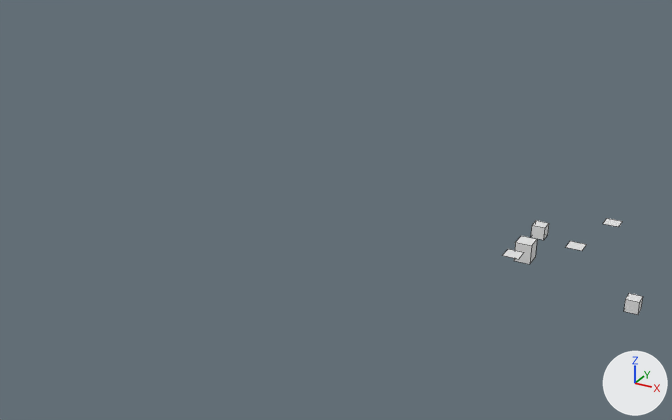
Two versions of the Blender file blender_scene/gt_track.blend, one commit apart.
Rendered twice from a 50 mm lens placed at (23.1, -121.9, 59.3), pointed at (-41.7, -4.2, 0.4). Every picture has the same lights, and +X, +Y and +Z are marked at lower right. Mesh edges are drawn as thin lines.
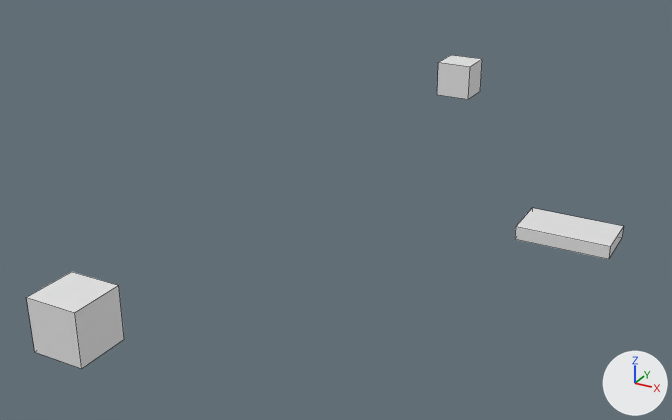
Commit message: More accurate Blender scene.

Where the newer file only moved an object's origin or applied its transform, the numbers keep the older frame.

The change, as JSON lines over the scene's bpy script:
```json
{"op": "add", "block": "mat_material", "code": ["mat_material = principled_material('Material')", "mat_material.base_color = (0.8, 0.8, 0.8)  # white #e7e7e7", "mat_material.roughness = 0.4"]}
{"block": "me_cube_001", "where": "me_cube_001.from_pydata(...)  # 8 vertices, 6 faces; spans x -1.0..1.0, y -1.0..1.0, z -1.0..1.0"}
{"block": "me_cube_001", "where": "# used by ob_cube; location = (-11.5, 4.8, 0.0)"}
{"block": "me_cube_001", "where": "# verts and faces of me_cube_001; kept vertices keep their numbers, new ones are numbered from 8"}
{"block": "me_cube_001", "where": "# before: 0 (-1.0, -1.0, -1.0) at pixel (530, 237), 1 (-1.0, -1.0, 1.0) at pixel (532, 225), 2 (-1.0, 1.0, -1.0), 3 (-1.0, 1.0, 1.0) at pixel (536, 220), 4 (1.0, -1.0, -1.0) at pixel (543, 240)"}
{"block": "me_cube_001", "where": "# before: 5 (1.0, -1.0, 1.0) at pixel (545, 227), 6 (1.0, 1.0, -1.0) at pixel (547, 235), 7 (1.0, 1.0, 1.0) at pixel (549, 223)"}
{"block": "me_cube_001", "change": "me_cube_001 part 1"}
{"op": "add", "block": "me_cube_001", "code": "delete_vertices([*range(0, 8)])  # with the faces that use them"}
{"op": "add", "block": "me_cube_001", "code": "verts[8] = (-2.33, 3.06, 1.99)  # pixel (532, 207)"}
{"op": "add", "block": "me_cube_001", "code": "verts[9] = (-2.33, 3.06, -0.01)"}
{"op": "add", "block": "me_cube_001", "code": "verts[10] = (-2.33, -4.87, 1.99)  # pixel (515, 226)"}
{"op": "add", "block": "me_cube_001", "code": "verts[11] = (-2.33, -4.87, -0.01)  # pixel (514, 239)"}
{"op": "add", "block": "me_cube_001", "code": "for new, old in zip([*range(12, 16)], [*range(8, 12)]): verts[new] = verts[old] + (13.85, 0.0, 0.0)"}
{"op": "add", "block": "me_cube_001", "code": "faces += [(8, 10, 14, 12), (10, 11, 15, 14), (8, 9, 11, 10), (9, 13, 15, 11), (12, 14, 15, 13), (8, 12, 13, 9)]"}
{"op": "add", "block": "me_cube_001", "code": "me_cube_001.materials.append(mat_material)  # white #e7e7e7"}
{"block": "me_cube_002", "where": "me_cube_002.from_pydata(...)  # 8 vertices, 6 faces; spans x -1.0..1.0, y -1.0..1.0, z -1.0..1.0"}
{"block": "me_cube_002", "where": "# used by ob_cube_001; location = (5.8, -10.3, -0.5); scale = (0.914, 0.914, 0.914)"}
{"block": "me_cube_002", "change": "me_cube_002 part 2: the whole mesh is scaled about its middle by 4, then moved by (-60.48, -46.84, 4.52)"}
{"op": "add", "block": "me_cube_002_1", "code": ["me_cube_002_1 = bpy.data.meshes.new('Cube.002')", "me_cube_002_1.from_pydata(...)  # a box spanning x -3.66..3.66, y -3.66..3.66, z -3.66..3.66"]}
{"op": "remove", "block": "ob_plane", "code": ["ob_plane = bpy.data.objects.new('Plane', me_plane)", "ob_plane.location = (-2.6, 13.0, 0.0)", "ob_plane.scale = (1.22, 1.22, 1.22)"]}
{"op": "remove", "block": "ob_plane_001", "code": ["ob_plane_001 = bpy.data.objects.new('Plane.001', me_plane_001)", "ob_plane_001.location = (-12.4, -4.8, 0.0)", "ob_plane_001.scale = (1.22, 1.22, 1.22)"]}
{"op": "remove", "block": "ob_plane_002", "code": ["ob_plane_002 = bpy.data.objects.new('Plane.002', me_plane_002)", "ob_plane_002.location = (-5.3, 2.1, 0.0)", "ob_plane_002.scale = (1.22, 1.22, 1.22)"]}
{"op": "remove", "block": "ob_plane_004", "code": ["ob_plane_004 = bpy.data.objects.new('Plane.004', me_plane_004)", "ob_plane_004.location = (0.0, 0.0, 0.0)"]}
{"op": "add", "block": "ob_cube_002", "code": ["ob_cube_002 = bpy.data.objects.new('Cube.002', me_cube_002_1)", "ob_cube_002.location = (-49.5, 66.6, 3.6)"]}
```

What differs and where, as boxes [x1, y1, x2, y2] in the pictures (672 x 420 px):
```json
{"object": "Cube.001", "change": "mesh rescaled", "before": [624, 293, 643, 315], "after": [26, 272, 124, 369], "on screen": "395% wider, 326% taller"}
{"object": "Cube", "change": "reshaped", "before": [531, 220, 549, 240], "after": [515, 208, 624, 259], "on screen": "479% wider, 148% taller"}
{"object": "Cube.002", "change": "added", "after": [437, 55, 482, 99]}
{"object": "Plane.004", "change": "deleted", "before": [514, 236, 537, 264]}
{"object": "Plane.001", "change": "deleted", "before": [503, 249, 524, 259]}
{"object": "Plane.002", "change": "deleted", "before": [566, 241, 587, 251]}
{"object": "Plane", "change": "deleted", "before": [603, 218, 622, 227]}
```
